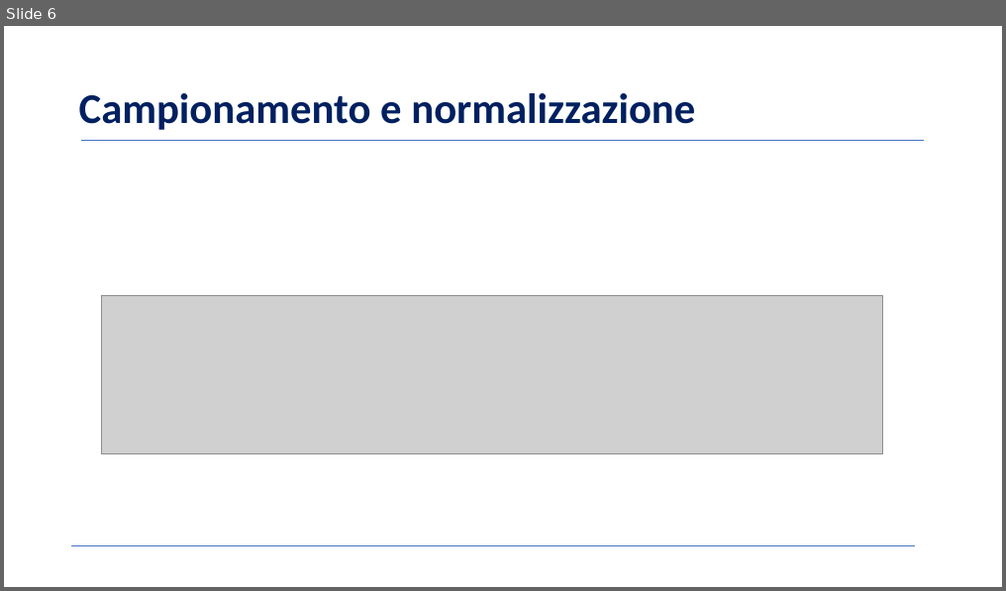
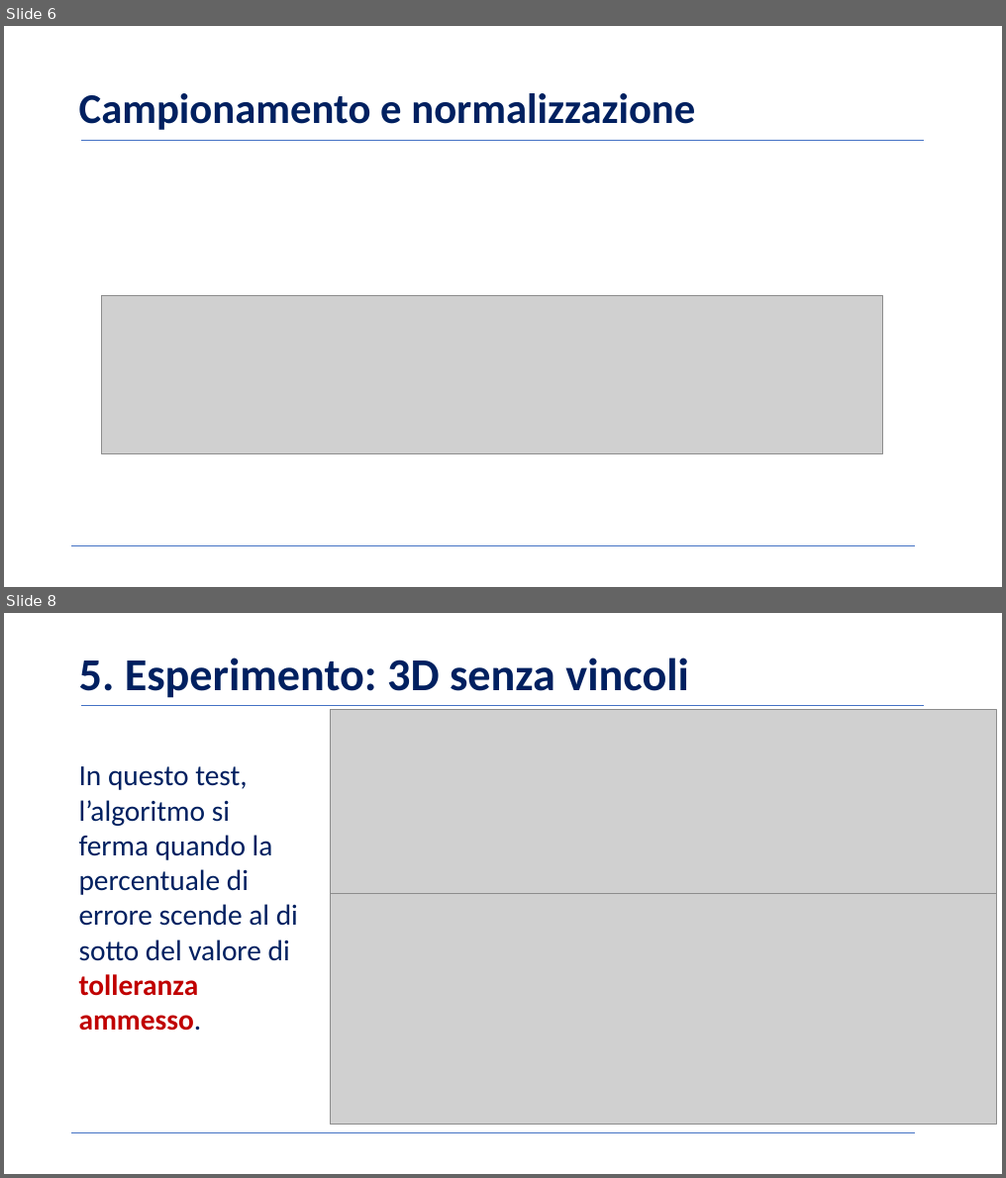
Before and after one commit to BernardoGiordano/NelderMeadMethod, a slide deck: writeup/Slides.pptx. Shown one above the other, each under a label of ours: slide 6 before the commit, slides 6 and 8 after it; the slides between them are not shown. The pictures are 1006x591 and 1006x1178 pixels, drawn with LibreOffice and Linux fonts; fonts in the diff are those of the drawing; grey boxes stand for pictures; background and template pictures are left out. Boxes give left, top, right and bottom in pixels: in the first picture for what was removed or moved away, otherwise in the second. Text is boxed around its words. In the diff, an @@ line names an element or a change of style, - is before the commit and + after.

```diff
--- a/writeup/Slides.pptx
+++ b/writeup/Slides.pptx
@@ slide 8 added at bbox=[4, 613, 1002, 1174], background picture (left out) @@
@@ text added at bbox=[79, 658, 688, 698], 44 pt, text #002060, bold @@
+5. Esperimento: 3D senza vincoli
@@ line added from (81, 706) to (924, 706), #4472C4 0.5 pt @@
@@ picture added at bbox=[330, 710, 997, 903] @@
@@ text added at bbox=[79, 766, 298, 1031], 28 pt, text #002060 @@
+In questo test, l’algoritmo si ferma quando la percentuale di errore scende al di sotto del valore di tolleranza ammesso.
@@ picture added at bbox=[330, 894, 997, 1125] @@
@@ line added from (71, 1134) to (915, 1134), #4472C4 0.5 pt @@
```
Also in this commit, not shown: 5 slides changed, 1 other slide added, 1 slide removed, 1 other file.
